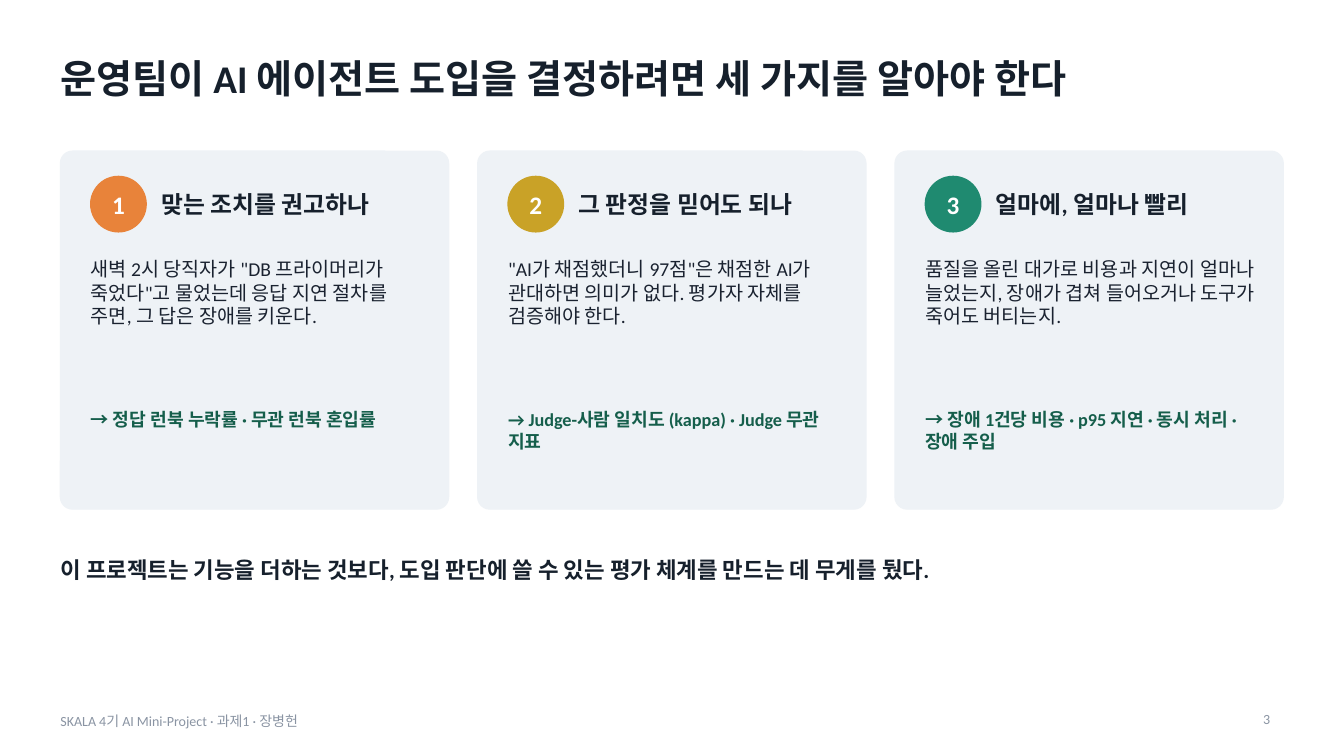
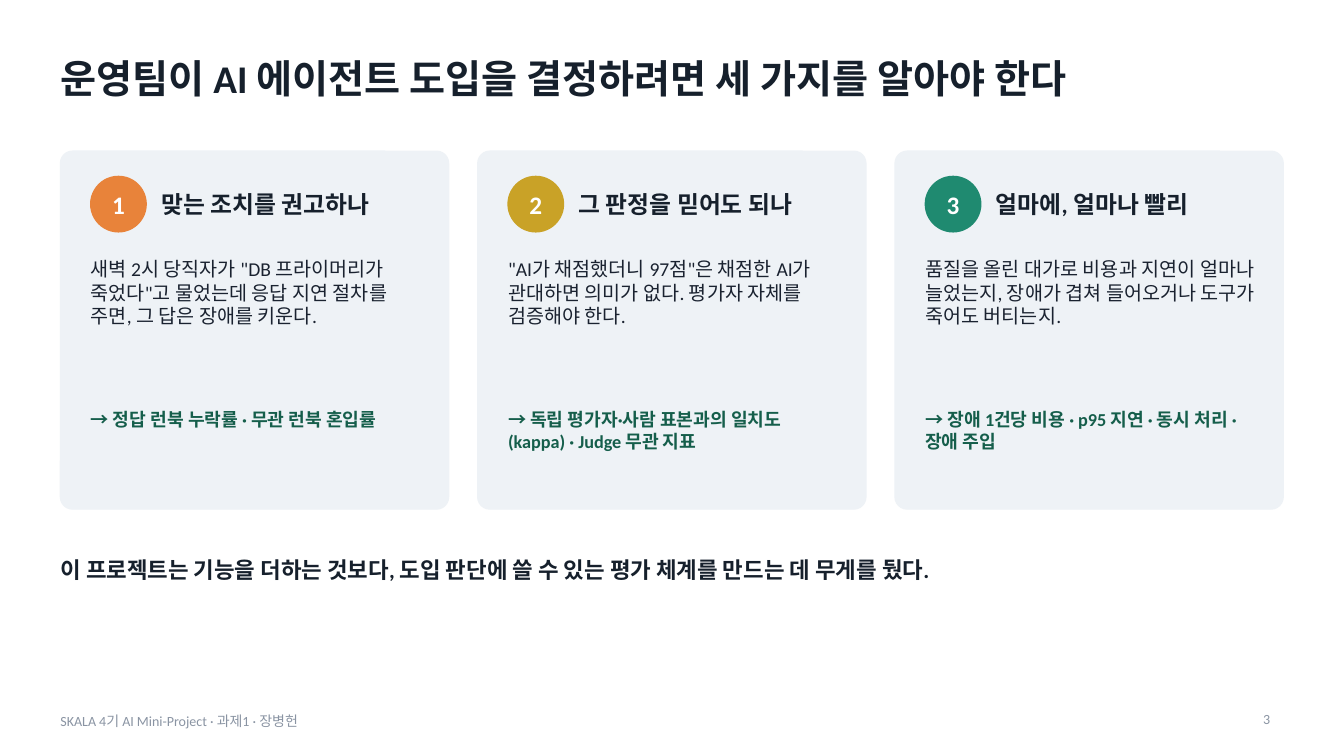
Before and after one commit to jang961111-hash/incident-agent-ablation, a slide deck: slide 3 of deck/incident-agent-ablation.pptx. Drawn at 1344x756 pixels with LibreOffice and Linux fonts; fonts in the diff are those of the drawing. Boxes give left, top, right and bottom in pixels: in the first picture for what was removed or moved away, otherwise in the second. Text is boxed around its words. In the diff, an @@ line names an element or a change of style, - is before the commit and + after.

```diff
--- a/deck/incident-agent-ablation.pptx
+++ b/deck/incident-agent-ablation.pptx
@@ text at [508, 410, 781, 451]: text changed @@
-→ Judge-사람 일치도 (kappa) · Judge 무관 지표
+→ 독립 평가자·사람 표본과의 일치도 (kappa) · Judge 무관 지표
```
Also in this commit, not shown: 10 other slides changed, 5 other files.
